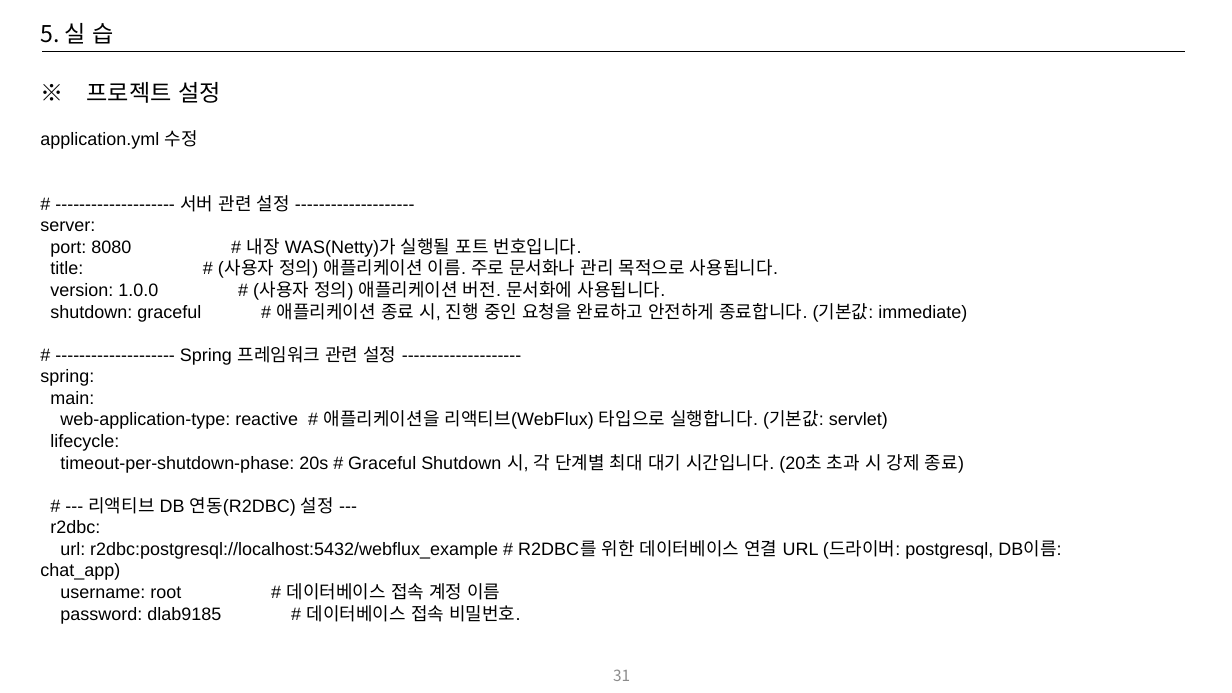
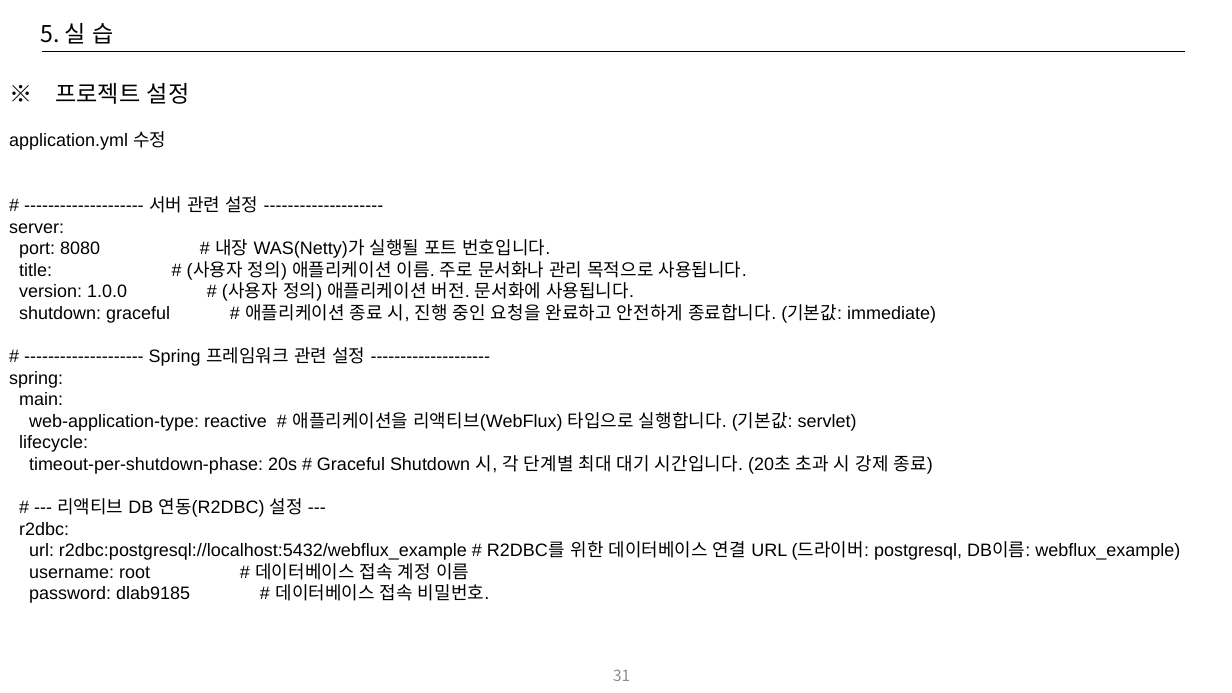
Before and after one commit to CYEOL2/webflux_example, a slide deck: slide 31 of doc/Reactive Programing 교육자료_20250714_v02.pptx. Drawn at 1232x693 pixels with LibreOffice and Linux fonts; fonts in the diff are those of the drawing. Boxes give left, top, right and bottom in pixels: in the first picture for what was removed or moved away, otherwise in the second. Text is boxed around its words. In the diff, an @@ line names an element or a change of style, - is before the commit and + after.

```diff
--- a/doc/Reactive Programing 교육자료_20250714_v02.pptx
+++ b/doc/Reactive Programing 교육자료_20250714_v02.pptx
@@ text "※ 프로젝트 설정" moved from (x1=40, y1=82, x2=1061, y2=624) to (x1=9, y1=83, x2=1180, y2=603) @@
@@ text at (x1=29, y1=541, x2=1180, y2=560): text changed @@
-url: r2dbc:postgresql://localhost:5432/webflux_example # R2DBC를 위한 데이터베이스 연결 URL (드라이버: postgresql, DB이름: chat_app)
+url: r2dbc:postgresql://localhost:5432/webflux_example # R2DBC를 위한 데이터베이스 연결 URL (드라이버: postgresql, DB이름: webflux_example)
```
Also in this commit, not shown: 16 other slides changed, 3 slides added, 2 slides removed, 4 other files.
